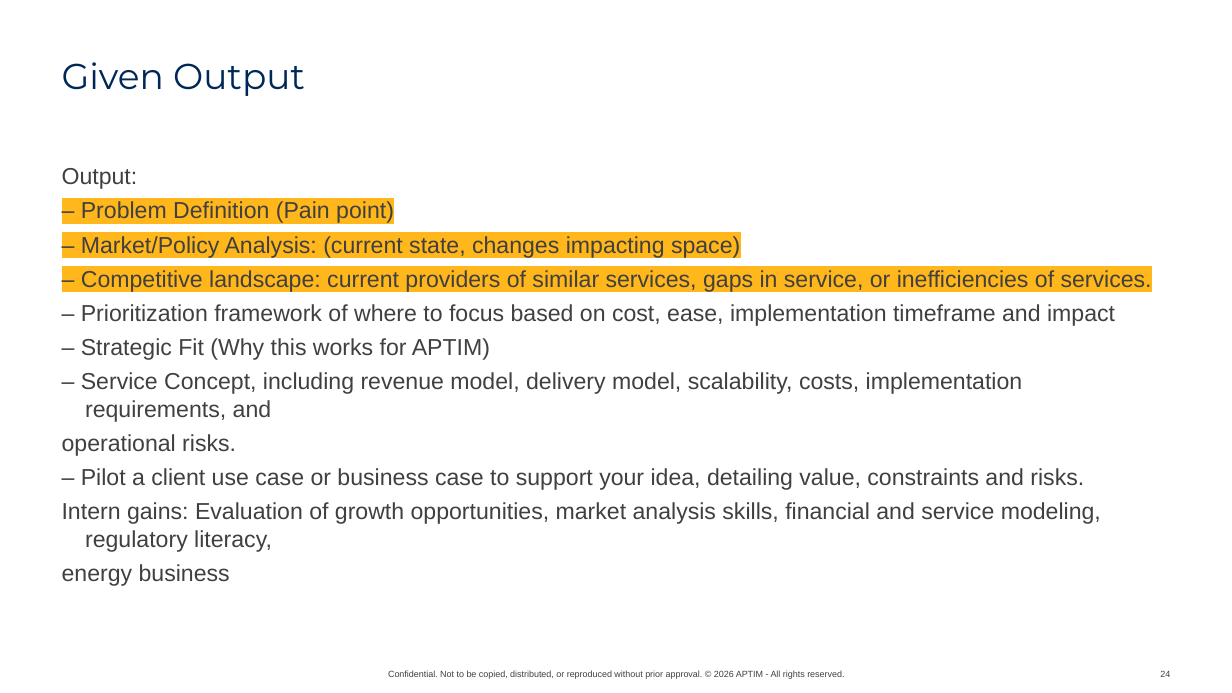
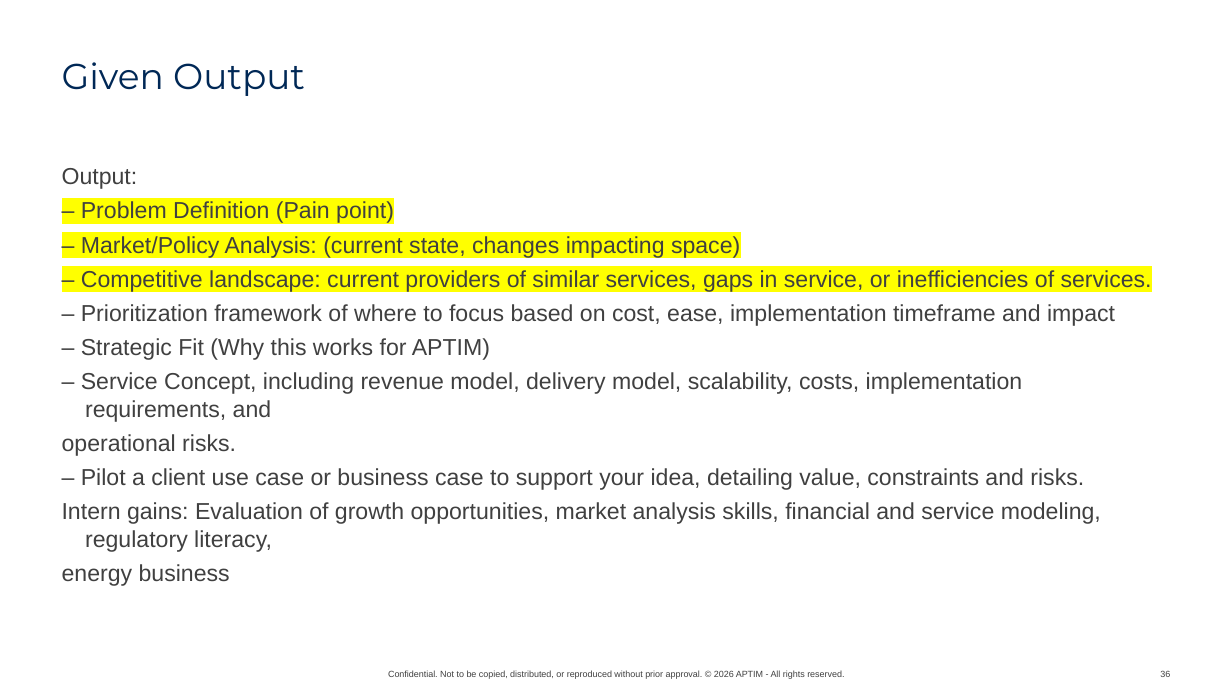
Before and after one commit to graseeuh/HERMES, a slide deck: slide 36 of Group_1_STRIVE_Presentation.pptx (slide 24 before the commit). Drawn at 1232x693 pixels with LibreOffice and Linux fonts; fonts in the diff are those of the drawing; background and template pictures are left out. Boxes give left, top, right and bottom in pixels: in the first picture for what was removed or moved away, otherwise in the second. Text is boxed around its words. In the diff, an @@ line names an element or a change of style, - is before the commit and + after.

```diff
--- a/Group_1_STRIVE_Presentation.pptx
+++ b/Group_1_STRIVE_Presentation.pptx
@@ text at <box>81,201,1152,292</box>: highlight #FFB71B to #FFFF00 in "– Problem Definition (Pain point)", "– Market/Policy Analysis: (current state, changes impacting ...", "– Competitive landscape: current providers of similar ..." @@
@@ page number at <box>1160,671,1170,677</box>: text changed @@
-24
+36
```
Also in this commit, not shown: 21 other slides changed, 37 slides added, 2 slides removed.
